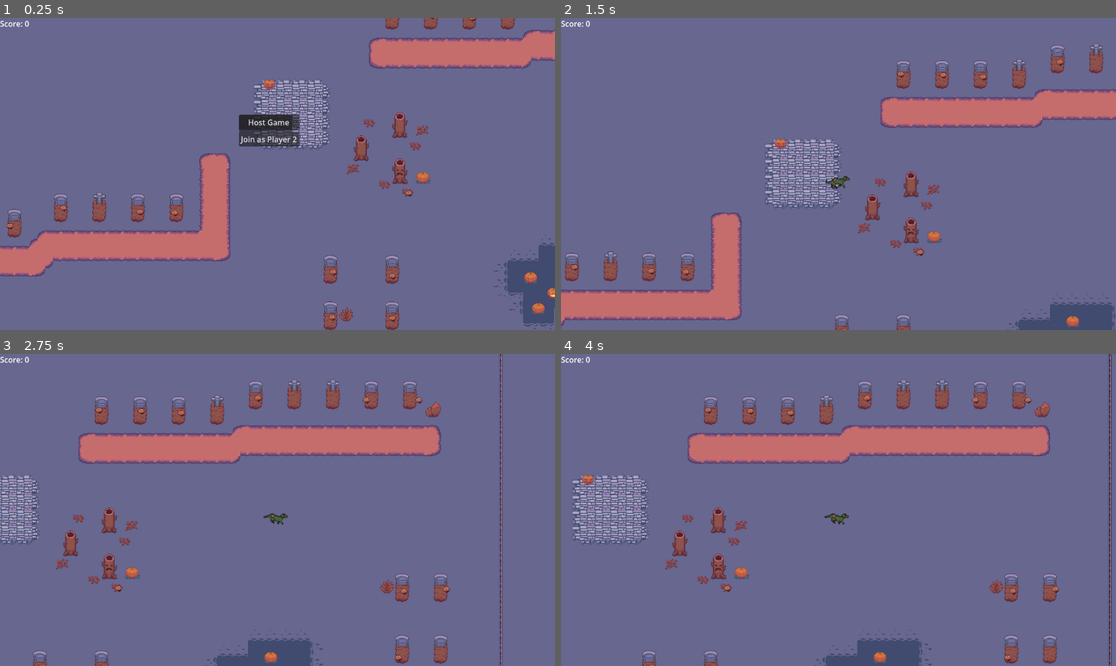
Above: before the commit, frames 1-4 (two rows, left to right).
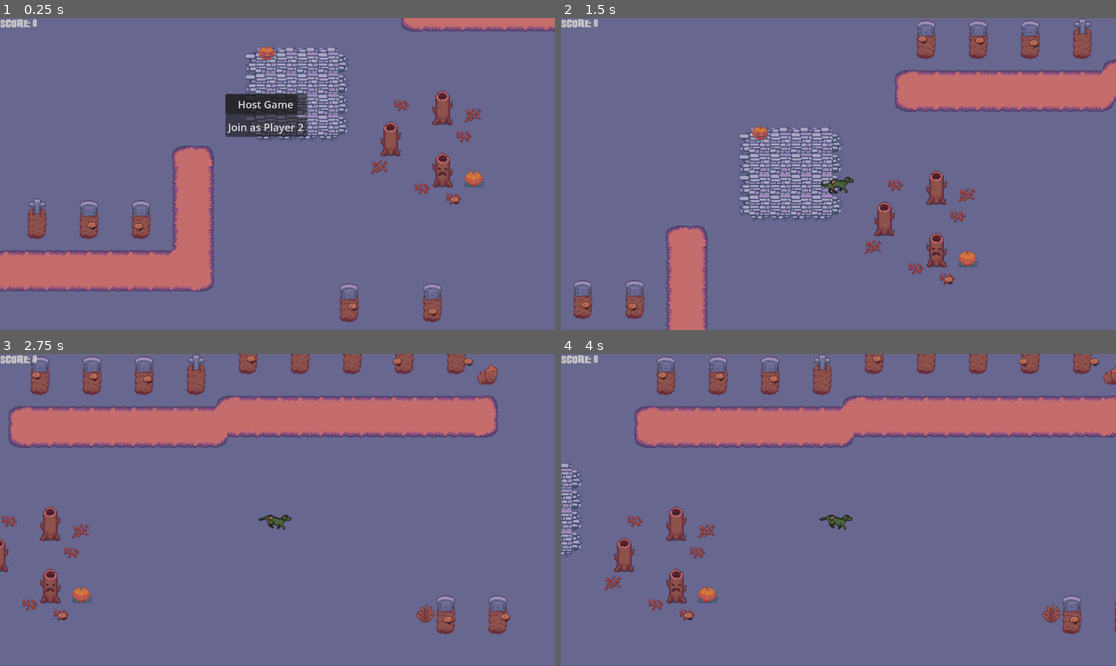
Above: after the commit, the same moments.

Repository: JoannaAtMarist/godot-games
Game: Godot game, scene res://game.tscn
The game is run twice, just before and just after one commit, with the same random seed, the same clock (stepped at 60 frames per second) and the same inputs.
Inputs:
- Up to frame 1 (0.25 s): no input
- Up to frame 2 (1.5 s): click "Host Game" at 0.5 s; tap Enter (ui_accept) at 1.25 s; hold D (move_right) from 1.28 s (still down)
- Up to frame 3 (2.75 s): keep holding D (move_right); tap Enter (ui_accept) at 1.52, 2.27 s
- Up to frame 4 (4 s): release D (move_right) at 2.78 s; hold A (move_left) 2.78-3.53 s; hold D (move_right) from 3.53 s (still down); tap Enter (ui_accept) at 3.77 s

The runs differ from the first frame. In frame 1, 24% of the frame differs, in the area x 0-100%, y 0-100%; in frame 2, 21%; in frame 3, 23%; in frame 4, 24%.

Commit message:
ui save point

Diff:
--- a/multi/game.tscn
+++ b/multi/game.tscn
@@ -2,7 +2,7 @@
 
 [ext_resource type="Script" uid="uid://b3cytlyas2up2" path="res://game_manager.gd" id="1_feb5d"]
 [ext_resource type="PackedScene" uid="uid://cfpn2kq36nj5u" path="res://ui/MultiplayerHUD.tscn" id="2_feb5d"]
-[ext_resource type="PackedScene" uid="uid://yt2t0g25hfh0" path="res://multiplayer/Hud.tscn" id="2_ryrav"]
+[ext_resource type="PackedScene" uid="uid://yt2t0g25hfh0" path="res://ui/Hud.tscn" id="2_ryrav"]
 [ext_resource type="PackedScene" uid="uid://cxdacvmpuv7lr" path="res://World.tscn" id="3_7jktm"]
 [ext_resource type="PackedScene" uid="uid://6seegvgub3a3" path="res://player/Player.tscn" id="4_fc0e3"]
 [ext_resource type="PackedScene" uid="uid://cixixf5mxahik" path="res://multiplayer/Brain.tscn" id="5_7jktm"]
--- a/multi/multiplayer/ScoreHUD.tscn
+++ /dev/null
@@ -1,14 +0,0 @@
-[gd_scene format=3 uid="uid://boey5waqc80qb"]
-
-[ext_resource type="Script" uid="uid://cw1pul1uwpo3l" path="res://multiplayer/score_hud.gd" id="1_wc6um"]
-
-[node name="ScoreHud" type="Control" unique_id=435483549]
-layout_mode = 3
-anchors_preset = 0
-script = ExtResource("1_wc6um")
-
-[node name="Label" type="Label" parent="." unique_id=266883412]
-layout_mode = 0
-offset_right = 220.0
-offset_bottom = 28.0
-text = "Score: 0"
--- a/multi/project.godot
+++ b/multi/project.godot
@@ -20,7 +20,11 @@
 
 [display]
 
+window/size/viewport_width=1280
+window/size/viewport_height=720
+window/size/resizable=false
 window/size/always_on_top=true
+window/stretch/scale=1.5
 
 [input]
 
--- /dev/null
+++ b/multi/ui/CanvasLayerHud.tscn
@@ -0,0 +1,89 @@
+[gd_scene format=3 uid="uid://qi15a0swje2j"]
+
+[ext_resource type="Texture2D" uid="uid://c8mykwgxlwe5l" path="res://assets/ui1.png" id="1_cj4du"]
+[ext_resource type="FontFile" uid="uid://ccjqbqdw22f88" path="res://assets/Ghoulish.ttf" id="2_pq023"]
+[ext_resource type="Texture2D" uid="uid://deq0ia12ns10y" path="res://assets/button2.png" id="3_ps3bc"]
+[ext_resource type="PackedScene" uid="uid://boey5waqc80qb" path="res://ui/ScoreHUD.tscn" id="4_pq023"]
+
+[node name="CanvasLayerHud" type="CanvasLayer" unique_id=1612079709]
+
+[node name="StartMenu" type="Control" parent="." unique_id=51098327]
+custom_minimum_size = Vector2(1280, 720)
+layout_mode = 3
+anchors_preset = 0
+offset_right = 40.0
+offset_bottom = 40.0
+
+[node name="CenterContainer" type="CenterContainer" parent="StartMenu" unique_id=1362784157]
+custom_minimum_size = Vector2(1280, 720)
+layout_mode = 0
+offset_right = 40.0
+offset_bottom = 40.0
+
+[node name="NinePatchRect" type="NinePatchRect" parent="StartMenu/CenterContainer" unique_id=1481523865]
+custom_minimum_size = Vector2(138, 120)
+layout_mode = 2
+texture = ExtResource("1_cj4du")
+region_rect = Rect2(0, 0, 90, 80)
+
+[node name="TextureRect" type="TextureRect" parent="StartMenu/CenterContainer" unique_id=1345359611]
+visible = false
+layout_mode = 2
+texture = ExtResource("1_cj4du")
+
+[node name="VBoxContainer" type="VBoxContainer" parent="StartMenu/CenterContainer" unique_id=1374612021]
+layout_mode = 2
+alignment = 1
+
+[node name="Label" type="Label" parent="StartMenu/CenterContainer/VBoxContainer" unique_id=690963816]
+layout_mode = 2
+theme_override_colors/font_color = Color(0.78431374, 0.78431374, 0.78431374, 1)
+theme_override_fonts/font = ExtResource("2_pq023")
+theme_override_font_sizes/font_size = 10
+text = "Dog vs Cat
+(Zombies)"
+horizontal_alignment = 1
+
+[node name="HostButton" type="TextureButton" parent="StartMenu/CenterContainer/VBoxContainer" unique_id=430894002]
+layout_mode = 2
+texture_normal = ExtResource("3_ps3bc")
+stretch_mode = 3
+
+[node name="Label" type="Label" parent="StartMenu/CenterContainer/VBoxContainer/HostButton" unique_id=1775905125]
+layout_mode = 1
+anchors_preset = -1
+anchor_top = 0.11800001
+anchor_bottom = 0.11800001
+offset_left = 10.0
+offset_top = 0.99399996
+offset_right = 46.0
+offset_bottom = 9.9939995
+theme_override_colors/font_color = Color(0.78431374, 0.78431374, 0.78431374, 1)
+theme_override_fonts/font = ExtResource("2_pq023")
+theme_override_font_sizes/font_size = 6
+text = "Host Game"
+horizontal_alignment = 1
+vertical_alignment = 1
+
+[node name="P2Button" type="TextureButton" parent="StartMenu/CenterContainer/VBoxContainer" unique_id=283154905]
+layout_mode = 2
+texture_normal = ExtResource("3_ps3bc")
+stretch_mode = 3
+
+[node name="Label" type="Label" parent="StartMenu/CenterContainer/VBoxContainer/P2Button" unique_id=1178909725]
+layout_mode = 1
+anchors_preset = -1
+anchor_top = 0.11800001
+anchor_bottom = 0.11800001
+offset_left = 1.0
+offset_top = 0.99399996
+offset_right = 56.0
+offset_bottom = 9.9939995
+theme_override_colors/font_color = Color(0.78431374, 0.78431374, 0.78431374, 1)
+theme_override_fonts/font = ExtResource("2_pq023")
+theme_override_font_sizes/font_size = 6
+text = "Join as Player 2"
+horizontal_alignment = 1
+vertical_alignment = 1
+
+[node name="ScoreHud" parent="." unique_id=435483549 instance=ExtResource("4_pq023")]
--- a/multi/multiplayer/Hud.tscn
+++ b/multi/ui/Hud.tscn
@@ -1,6 +1,6 @@
 [gd_scene format=3 uid="uid://yt2t0g25hfh0"]
 
-[ext_resource type="PackedScene" uid="uid://boey5waqc80qb" path="res://multiplayer/ScoreHUD.tscn" id="1_ohlpm"]
+[ext_resource type="PackedScene" uid="uid://boey5waqc80qb" path="res://ui/ScoreHUD.tscn" id="1_ohlpm"]
 
 [node name="Hud" type="CanvasLayer" unique_id=1356855451]
 
--- /dev/null
+++ b/multi/ui/ScoreHUD.tscn
@@ -0,0 +1,17 @@
+[gd_scene format=3 uid="uid://boey5waqc80qb"]
+
+[ext_resource type="Script" uid="uid://cw1pul1uwpo3l" path="res://ui/score_hud.gd" id="1_wc6um"]
+[ext_resource type="FontFile" uid="uid://ccjqbqdw22f88" path="res://assets/Ghoulish.ttf" id="2_q4b3u"]
+
+[node name="ScoreHud" type="Control" unique_id=435483549]
+layout_mode = 3
+anchors_preset = 0
+script = ExtResource("1_wc6um")
+
+[node name="Label" type="Label" parent="." unique_id=266883412]
+layout_mode = 0
+offset_right = 220.0
+offset_bottom = 28.0
+theme_override_colors/font_color = Color(0.78431374, 0.78431374, 0.78431374, 1)
+theme_override_fonts/font = ExtResource("2_q4b3u")
+text = "Score: 0"
Binary file added: multi/assets/Ghoulish.ttf
Not shown, added: multi/assets/Ghoulish.ttf.import
Binary file added: multi/assets/button1.png
Not shown, added: multi/assets/button1.png.import
Binary file added: multi/assets/button2.png
Not shown, added: multi/assets/button2.png.import
Binary file added: multi/assets/ui1.png
Not shown, added: multi/assets/ui1.png.import
Renamed: multi/multiplayer/score_hud.gd -> multi/ui/score_hud.gd
Renamed: multi/multiplayer/score_hud.gd.uid -> multi/ui/score_hud.gd.uid
